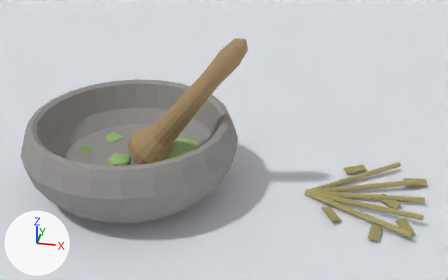
The Blender file scenes/062-lowpoly-mortar-pestle.blend as it was, and as the next commit left it.
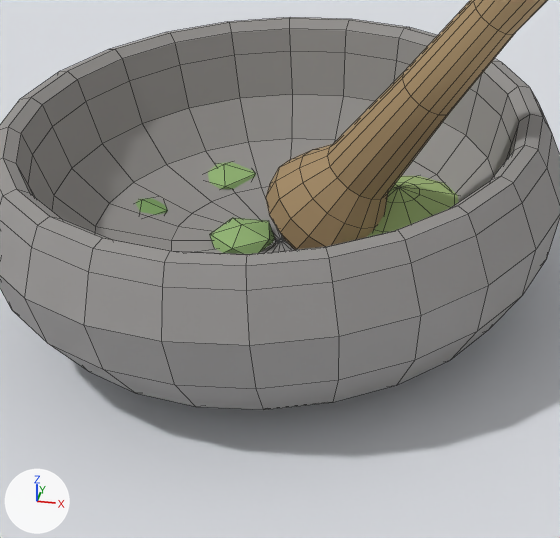
Each version is shown whole from a 50 mm lens placed at (0.301, -0.762, 0.515), pointed at (0.142, -0.012, 0.097), then close up on the part from 7% to 53% of the width and 26% to 97% of the height. Lighting does not change. The marker at lower left points along +X, +Y and +Z. The first two pictures are the older version. The close-ups show mesh edges as thin lines.

Names of what the first close-up shows: 'Ground', 'HerbChunk_2', 'HerbChunk_3', 'HerbChunk_4', 'Mortar', 'Pestle', 'PowderMound'.
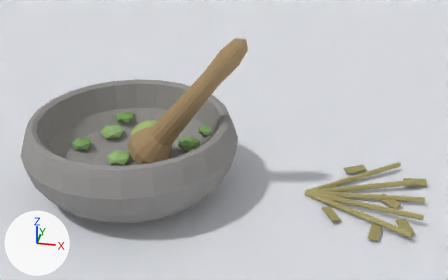
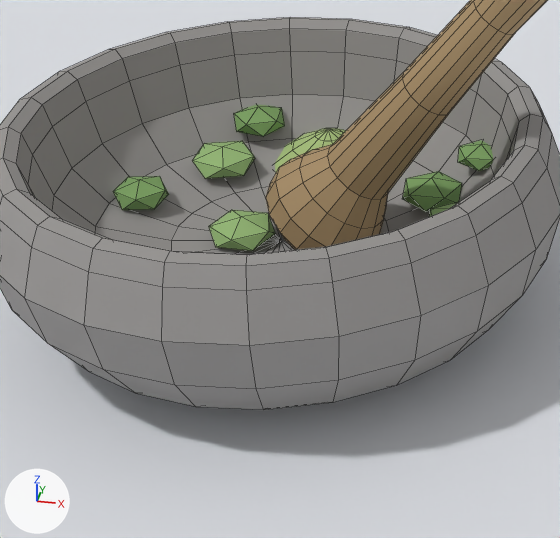
The change, as a diff of the scene's bpy script:
```diff
--- a/scenes/062-lowpoly-mortar-pestle.blend.py
+++ b/scenes/062-lowpoly-mortar-pestle.blend.py
@@ me_powdermound @@
 # used by ob_powdermound; location = (0.06, 0.03, 0.0)
-me_powdermound.from_pydata(...)  # 73 vertices, 72 faces; spans x -0.055..0.055, y -0.055..0.055, z 0.038..0.062
+me_powdermound.from_pydata(...)  # 73 vertices, 72 faces; spans x -0.0385..0.0385, y -0.0385..0.0385, z 0.038..0.062
+# me_powdermound part 1: 12 of the vertices in x -0.012..0.012, y -0.012..0.012, z 0.059 are scaled about their middle by (0.7, 0.7, 1)
+# me_powdermound part 2: 12 of the vertices in x 0.0..0.055, y 0.0..0.055, z 0.038..0.052 are scaled about their middle by (0.7, 0.7, 1)
+# me_powdermound part 3: 9 of the vertices in x -0.055..-0.016, y 0.0..0.0476, z 0.038..0.052 are scaled about their middle by (0.7, 0.7, 1)
+# me_powdermound part 4: 9 of the vertices in x -0.0476..0.0, y -0.055..-0.016, z 0.038..0.052 are scaled about their middle by (0.7, 0.7, 1)
+# me_powdermound part 5: 6 of the vertices in x 0.016..0.0476, y -0.0476..-0.016, z 0.038..0.052 are scaled about their middle by (0.7, 0.7, 1)
 me_powdermound.materials.append(mat_herb_powder)
@@ ob_powdermound @@
 ob_powdermound = bpy.data.objects.new('PowderMound', me_powdermound)
-ob_powdermound.location = (0.06, 0.03, 0.0)
+ob_powdermound.location = (0.0, 0.09, 0.0)
@@ ob_herbchunk_1 @@
 ob_herbchunk_1 = bpy.data.objects.new('HerbChunk_1', me_icosphere)
-ob_herbchunk_1.location = (0.075, 0.045, 0.04)
+ob_herbchunk_1.location = (0.075, 0.045, 0.0534)
 ob_herbchunk_1.rotation_euler = (0.0, 0.0, 0.349)  # degrees (0, 0, 20)
@@ ob_herbchunk_2 @@
 ob_herbchunk_2 = bpy.data.objects.new('HerbChunk_2', me_icosphere_001)
-ob_herbchunk_2.location = (-0.055, 0.06, 0.04)
+ob_herbchunk_2.location = (-0.055, 0.06, 0.0517)
 ob_herbchunk_2.rotation_euler = (0.0, 0.0, 1.309)  # degrees (0, 0, 75)
@@ ob_herbchunk_3 @@
 ob_herbchunk_3 = bpy.data.objects.new('HerbChunk_3', me_icosphere_002)
-ob_herbchunk_3.location = (-0.085, 0.01, 0.04)
+ob_herbchunk_3.location = (-0.085, 0.01, 0.0529)
 ob_herbchunk_3.rotation_euler = (0.0, 0.0, 2.443)  # degrees (0, 0, 140)
@@ ob_herbchunk_4 @@
 ob_herbchunk_4 = bpy.data.objects.new('HerbChunk_4', me_icosphere_003)
-ob_herbchunk_4.location = (-0.02, -0.005, 0.04)
+ob_herbchunk_4.location = (-0.02, -0.005, 0.0451)
 ob_herbchunk_4.rotation_euler = (0.0, 0.0, 3.491)  # degrees (0, 0, 200)
@@ ob_herbchunk_7 @@
 ob_herbchunk_7 = bpy.data.objects.new('HerbChunk_7', me_icosphere_006)
-ob_herbchunk_7.location = (-0.045, 0.095, 0.04)
+ob_herbchunk_7.location = (-0.045, 0.095, 0.0616)
 ob_herbchunk_7.rotation_euler = (0.0, 0.0, 0.785)  # degrees (0, 0, 45)
@@ ob_herbchunk_8 @@
 ob_herbchunk_8 = bpy.data.objects.new('HerbChunk_8', me_icosphere_007)
-ob_herbchunk_8.location = (0.1, 0.06, 0.04)
+ob_herbchunk_8.location = (0.1, 0.06, 0.0714)
 ob_herbchunk_8.rotation_euler = (0.0, 0.0, 2.967)  # degrees (0, 0, 170)
```

Where the change shows, as pixel boxes [x1, y1, x2, y2] in the close-ups (560 x 538 px; the box of a moved part takes in the faces that stretch with it):
'PowderMound', reshaped, moved
    before: [367, 176, 459, 237]
    after: [275, 128, 346, 172]
'HerbChunk_4', moved
    before: [210, 218, 275, 254]
    after: [209, 210, 276, 251]
'HerbChunk_2', moved
    before: [208, 162, 256, 189]
    after: [192, 141, 255, 179]
'HerbChunk_1', moved (not visible before)
    after: [402, 171, 462, 212]
'HerbChunk_3', moved
    before: [136, 198, 168, 215]
    after: [113, 176, 169, 210]
'HerbChunk_7', moved (not visible before)
    after: [234, 104, 285, 136]
'HerbChunk_8', moved (not visible before)
    after: [458, 140, 494, 171]
part 1 of me_powdermound, moved or reshaped
    before: [387, 182, 420, 203]
    after: [315, 128, 343, 141]
part 2 of me_powdermound, moved or reshaped (mostly hidden afterwards)
    before: [405, 176, 459, 207]
    after: [335, 128, 346, 133]
part 3 of me_powdermound, moved or reshaped
    before: [396, 176, 416, 183]
    after: [287, 128, 325, 145]
part 4 of me_powdermound, moved or reshaped (mostly hidden before)
    before: [367, 201, 393, 237]
    after: [275, 133, 324, 172]
part 5 of me_powdermound, moved or reshaped (mostly hidden afterwards)
    before: [383, 195, 451, 233]
    after: [323, 139, 338, 147]
